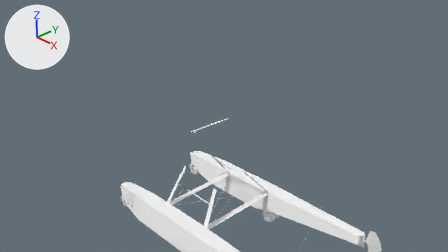
A saved change to the Blender file Models/c172p-pontoon.blend.
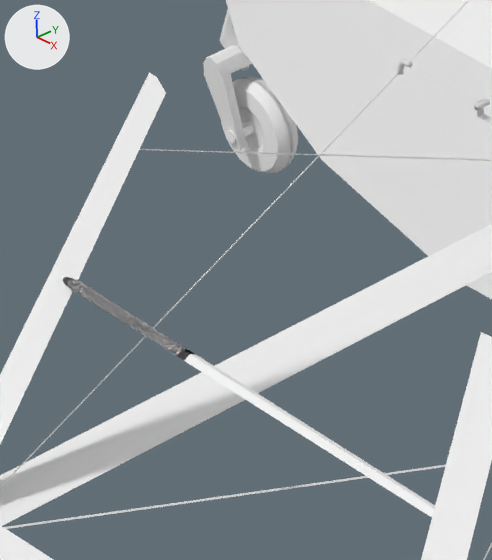
Each version is shown from the file's camera 'Camera', then close up on the part from 38% to 48% of the width and 63% to 83% of the height. Arrows for +X, +Y and +Z are at upper left; the lights stay in place.

The scene before the commit, as lines of its bpy script (objects in view):
```python
me_floatstruts = bpy.data.meshes.new('FloatStruts')
me_floatstruts.from_pydata(...)  # 127 vertices, 99 faces; spans x -0.46..1.0, y -1.02..1.02, z -1.44..-0.64
me_floatstruts.polygons.foreach_set('use_smooth', [True] * 99)
me_floatstruts.materials.append(mat_whitepaint_003)  # its picture is missing
# before: 36 (-0.42, -0.68, -1.0) at pixel (59, 275), 37 (-0.38, -0.68, -0.99) at pixel (71, 278), 38 (-0.38, -0.67, -1.0) at pixel (77, 279), 39 (0.79, -0.68, -1.0), 40 (0.74, -0.67, -1.0)
# before: 41 (0.74, -0.68, -0.99), 42 (-0.38, -0.68, -1.01), 43 (0.74, -0.68, -1.01), 44 (-0.38, -0.7, -1.0) at pixel (65, 285), 45 (0.74, -0.7, -1.0) at pixel (430, 516)
# before: 63 (-0.42, -0.4, -0.67), 64 (-0.38, -0.42, -0.65) at pixel (166, 92), 66 (-0.42, -0.41, -0.64) at pixel (156, 76), 68 (-0.46, -0.39, -0.65) at pixel (149, 72), 78 (-0.02, -0.68, -0.99) at pixel (182, 349)
# before: 79 (-0.02, -0.67, -1.0) at pixel (188, 349), 90 (-0.02, -0.68, -1.01), 117 (-0.02, -0.7, -1.0) at pixel (176, 356), 118 (0.38, -0.68, -0.99) at pixel (314, 432), 119 (0.38, -0.67, -1.0) at pixel (320, 433)
# before: 120 (0.38, -0.68, -1.01), 121 (0.38, -0.7, -1.0) at pixel (308, 439)
me_r_float = bpy.data.meshes.new('R-Float')
me_r_float.from_pydata(...)  # 110 vertices, 136 faces; spans x -2.09..3.54, y 0.81..1.52, z -2.13..-1.3
me_r_float.polygons.foreach_set('use_smooth', [True] * 136)
me_r_float.materials.append(mat_whitepaint_003)  # its picture is missing
me_r_float_001 = bpy.data.meshes.new('R-Float.001')
me_r_float_001.from_pydata(...)  # 129 vertices, 163 faces; spans x -2.81..2.81, y -0.35..0.35, z -0.42..0.42
me_r_float_001.polygons.foreach_set('use_smooth', [True] * 163)
me_r_float_001.materials.append(mat_whitepaint_003)  # its picture is missing
ob_floatstruts = bpy.data.objects.new('FloatStruts', me_floatstruts)
ob_floatstruts.location = (0.0, 0.0, 0.0)
ob_floatstruts.show_transparent = True
ob_r_float = bpy.data.objects.new('R-Float', me_r_float)
ob_r_float.location = (0.0, 0.0, 0.0)
ob_r_float.show_transparent = True
ob_r_floatc = bpy.data.objects.new('R-FloatC', me_r_float_001)
ob_r_floatc.location = (0.727, 1.156, -1.714)
ob_r_floatc.show_transparent = True
# also in view: 'L-FloatC' at (0.73, -1.16, -1.71); 'RFrontWheel' at (-2.04, 1.17, -2.15); 'Rdamper' at (-2.08, 1.16, -2.06)
```
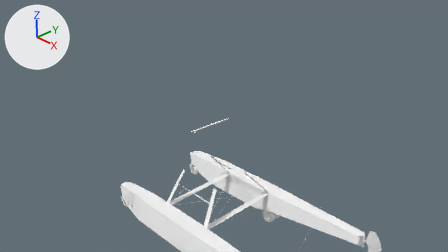
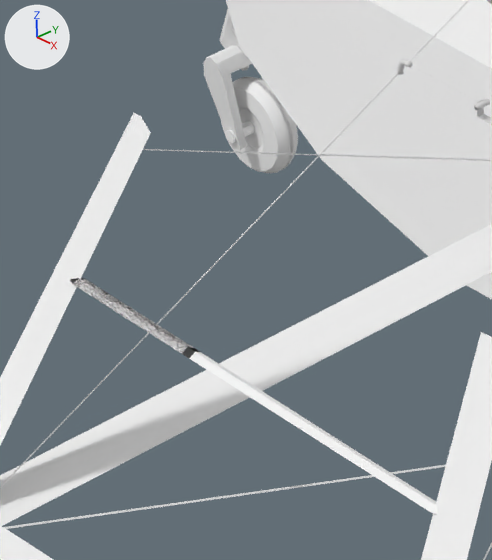
Commit message: Fix float struts extruding into cockpit.

Pixel boxes (x1, y1, x2, y2) of what changed, in the close-ups (492 x 560 px; the box of a moved part takes in the faces that stretch with it):
part 1 of me_floatstruts, moved or reshaped
    before: (0, 73, 435, 518)
    after: (0, 113, 438, 515)

Patch to the scene script:
```diff
--- a/Models/c172p-pontoon.blend.py
+++ b/Models/c172p-pontoon.blend.py
@@ me_floatstruts @@
 me_floatstruts.from_pydata(...)  # 127 vertices, 99 faces; spans x -0.46..1.0, y -1.02..1.02, z -1.44..-0.64
 # used by ob_floatstruts; location = (0.0, 0.0, 0.0)
 # verts and faces of me_floatstruts; kept vertices keep their numbers, new ones are numbered from 127
+# me_floatstruts part 1
+for i in [36, 38, 42, 44, 79]: verts[i] += (0.0, 0.02, 0.0)
+for i in [37, 78, 90, 117]: verts[i] += (0.0, 0.01, 0.0)
+for i in [39, 40, 41, 43, 45, 118, 120]: verts[i] += (0.0, 0.0, 0.01)
+verts[63] = (-0.42, -0.45, -0.74)  # moved
+verts[64] = (-0.37, -0.46, -0.73)  # moved, pixel (150, 132)
+verts[66] = (-0.42, -0.45, -0.72)  # moved, pixel (141, 116)
+verts[68] = (-0.46, -0.44, -0.73)  # moved, pixel (133, 112)
+verts[119] = (0.38, -0.66, -0.99)  # moved, pixel (323, 430)
+verts[121] = (0.38, -0.69, -0.99)  # moved, pixel (311, 436)
 me_floatstruts.materials.append(mat_whitepaint_003)
```
